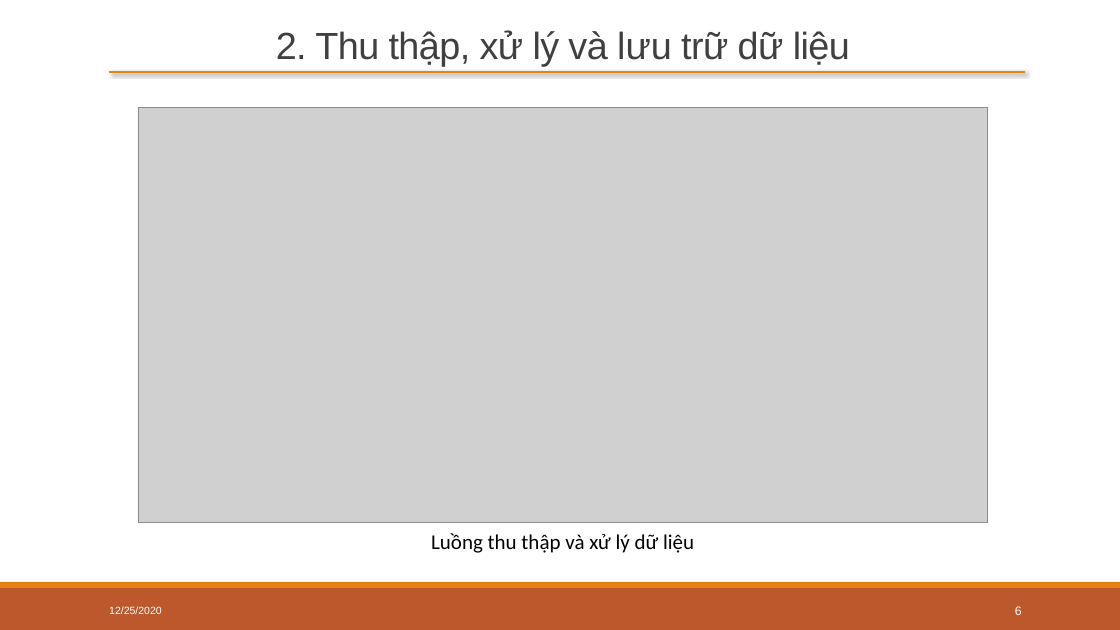
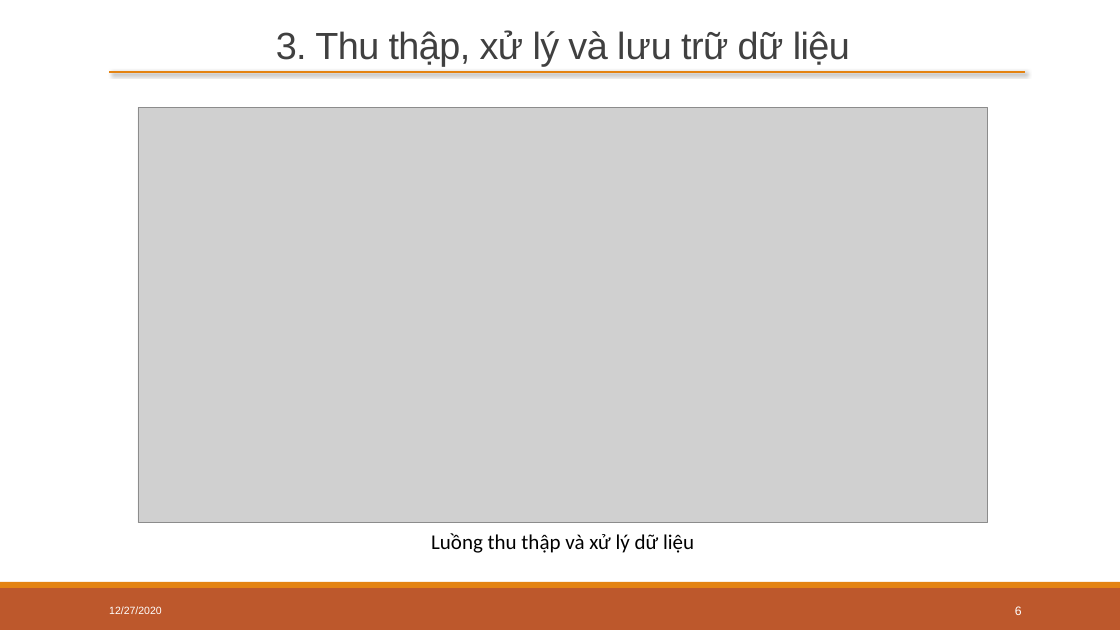
Before and after one commit to trongtuyen99/bigdata_20201, a slide deck: slide 6 of report/docs/Thu thập và xử lý bài báo.pptx. Drawn at 1120x630 pixels with LibreOffice and Linux fonts; fonts in the diff are those of the drawing; grey boxes stand for pictures. Boxes give left, top, right and bottom in pixels: in the first picture for what was removed or moved away, otherwise in the second. Text is boxed around its words. In the diff, an @@ line names an element or a change of style, - is before the commit and + after.

```diff
--- a/report/docs/Thu thập và xử lý bài báo.pptx
+++ b/report/docs/Thu thập và xử lý bài báo.pptx
@@ title at [276,30,850,66]: text changed @@
-2. Thu thập, xử lý và lưu trữ dữ liệu
+3. Thu thập, xử lý và lưu trữ dữ liệu
@@ text at [109,606,162,614]: text changed @@
-12/25/2020
+12/27/2020
```
Also in this commit, not shown: 18 other slides changed, 1 slide added, 2 other files.
